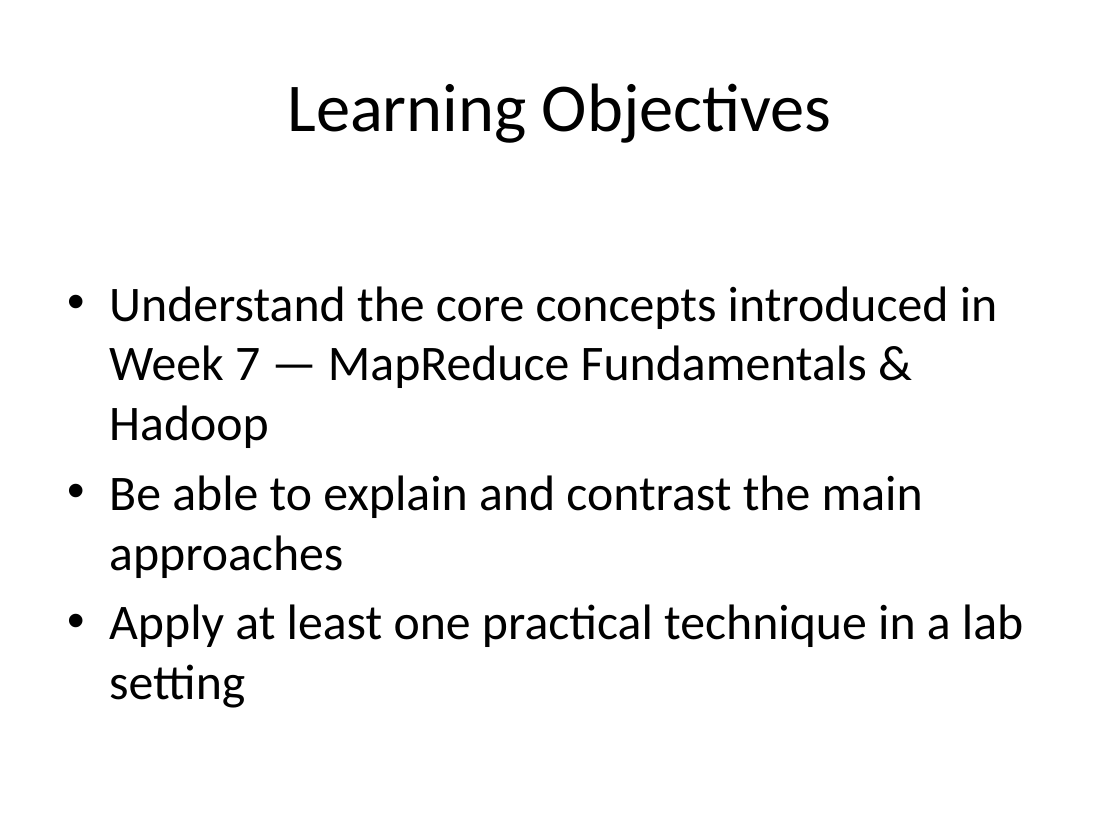
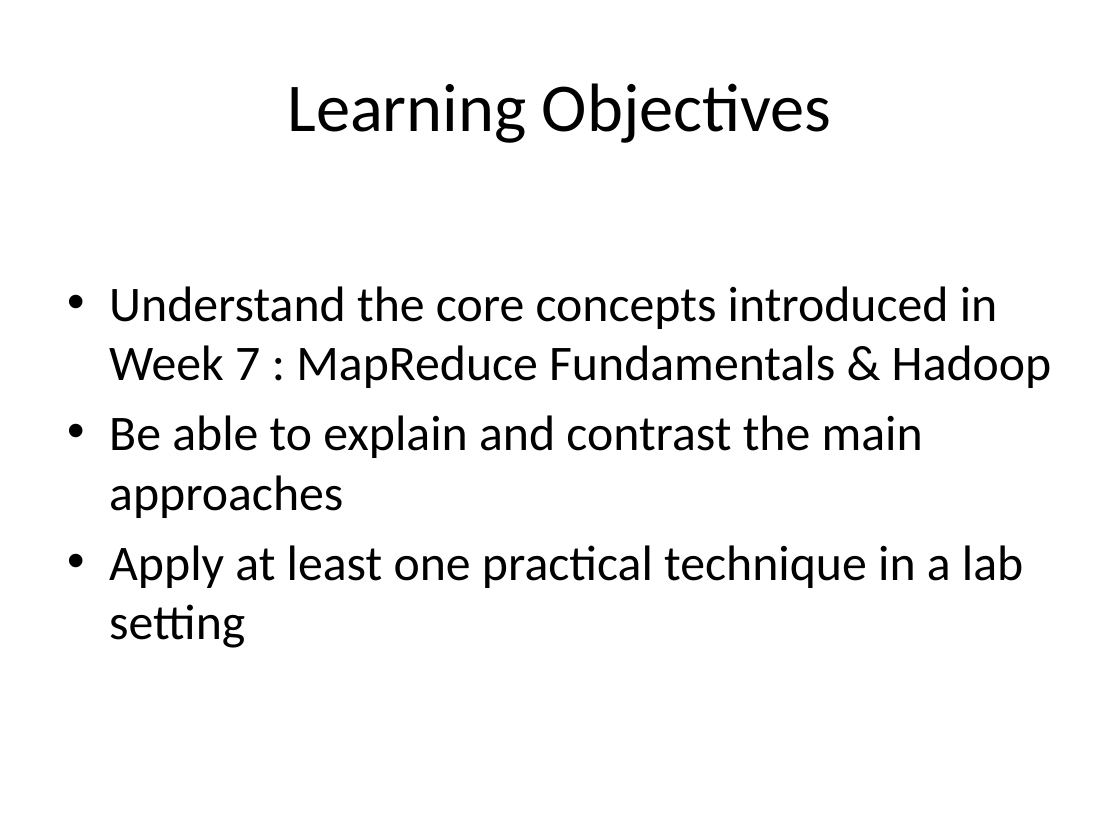
Before and after one commit to neelsoumya/teaching_big_data_analytics, a slide deck: slide 28 of Big_Data_Analytics_12_Lectures.pptx (slide 26 before the commit). Drawn at 1120x840 pixels with LibreOffice and Linux fonts; fonts in the diff are those of the drawing. Boxes give left, top, right and bottom in pixels: in the first picture for what was removed or moved away, otherwise in the second. Text is boxed around its words. In the diff, an @@ line names an element or a change of style, - is before the commit and + after.

```diff
--- a/Big_Data_Analytics_12_Lectures.pptx
+++ b/Big_Data_Analytics_12_Lectures.pptx
@@ text at (109,286,1052,388): text changed @@
-• Understand the core concepts introduced in Week 7 — MapReduce Fundamentals & Hadoop
+• Understand the core concepts introduced in Week 7 : MapReduce Fundamentals & Hadoop
```
Also in this commit, not shown: 13 other slides changed, 2 slides added, 3 other files.
